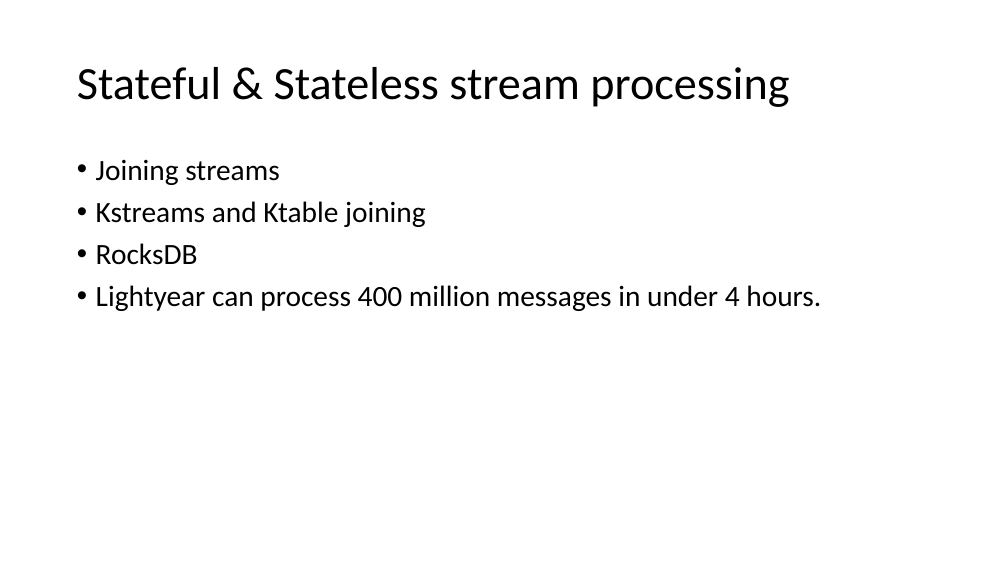
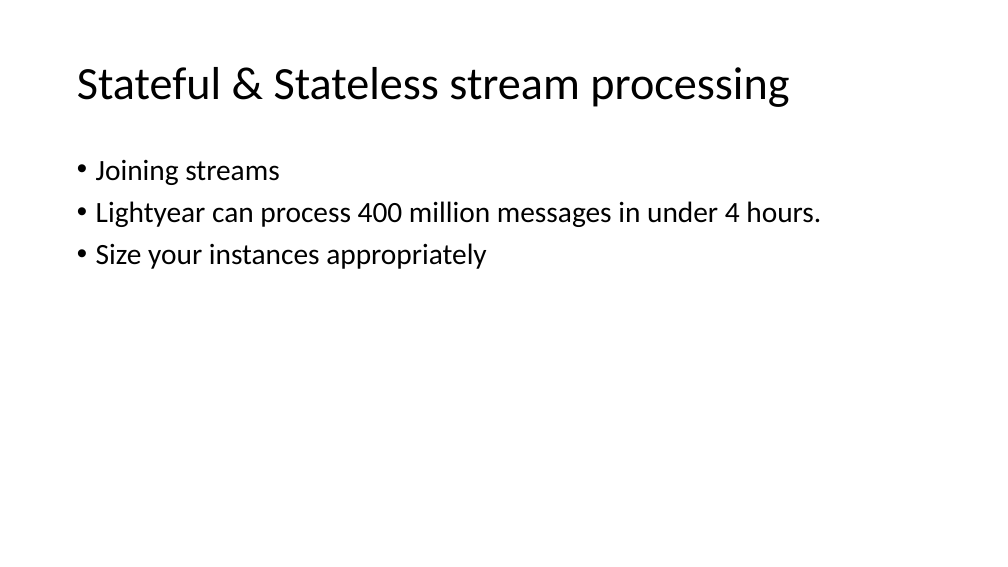
Before and after one commit to binitakaushik18/play-stream-maskingservice, a slide deck: slide 17 of doc/Kafka-Streams-TechConf [Autosaved].pptx (slide 12 before the commit). Drawn at 1008x567 pixels with LibreOffice and Linux fonts; fonts in the diff are those of the drawing. Boxes give left, top, right and bottom in pixels: in the first picture for what was removed or moved away, otherwise in the second. Text is boxed around its words. In the diff, an @@ line names an element or a change of style, - is before the commit and + after.

```diff
--- a/doc/Kafka-Streams-TechConf [Autosaved].pptx
+++ b/doc/Kafka-Streams-TechConf [Autosaved].pptx
@@ text at [96,201,426,265]: paragraphs removed @@
-• Kstreams and Ktable joining
-• RocksDB
@@ text at [96,243,486,269]: paragraph added @@
+• Size your instances appropriately
```
Also in this commit, not shown: 9 other slides changed, 5 slides added, 4 other files.
